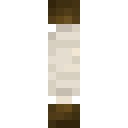
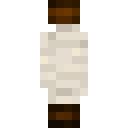
Two versions of the same layered image (128 x 128). Layer-by-layer changes:
painted on "Background" over (40, 0, 88, 128)
